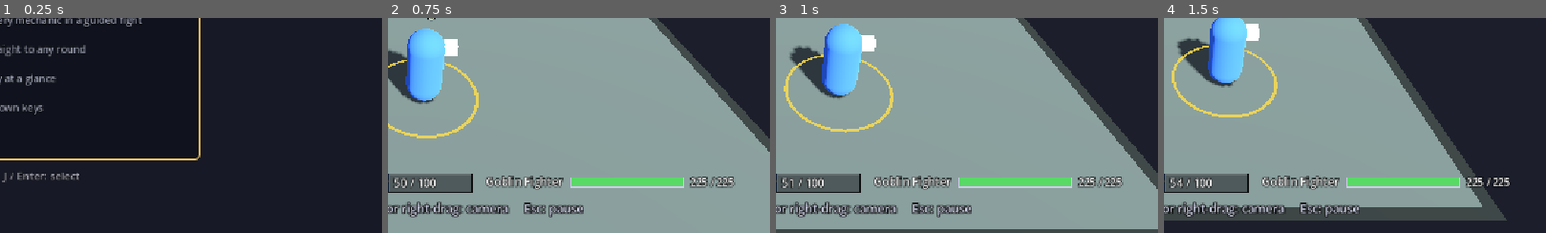
Above: before the commit, frames 1-4 (left to right).
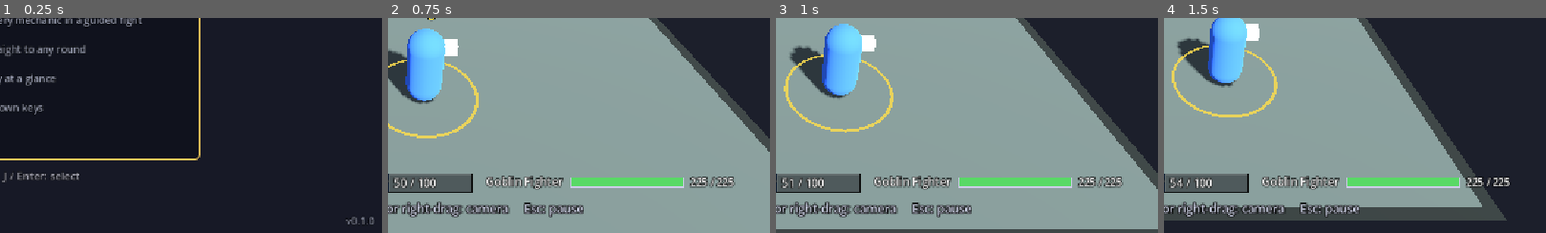
Above: after the commit, the same moments.

Repository: Wyrbun/prototype-jrpg
Game: Godot game, scene res://scenes/ui/title_menu.tscn
Same seed, same stepped clock (60 frames per second), same inputs: the game is played once before the commit and once after it.
Inputs (mouse positions are % of the whole screen's width and height, from its top left):
- Up to frame 1 (0.25 s): no input
- Up to frame 2 (0.75 s): tap Enter (ui_accept) at 0.5 s; move the mouse to (72, 45) at 0.52 s; hold D (move_right) from 0.53 s (still down); hold Q (defend) from 0.53 s (still down); click (72, 45) at 0.67 s
- Up to frame 3 (1 s): keep holding D (move_right); keep holding Q (defend); tap Enter (ui_accept) at 0.77 s
- Up to frame 4 (1.5 s): release D (move_right) at 1.25 s; release Q (defend) at 1.25 s; drag from (30, 55) to (45, 70) at 1.27 s
The pictures show only the part of the screen within x 50-100%, y 50-100%; the shares and areas given below are measured in that part.

The runs differ from the first frame. In frame 1, 0.1% of the frame differs, in the area x 90-98%, y 92-96%; in frame 2, nothing differs; in frame 3, nothing differs; in frame 4, nothing differs.

Commit message:
Version 0.1.0: version on title screen and reports, Linux export, how to play
- application/config/version = 0.1.0, shown on the title screen and in play-test reports (and playtests.csv); Windows export carries it
- Linux export preset back, for a linux.tar.gz next to the Windows zip
- README: How to play (Windows and Linux downloads, first steps, feedback)
- docs/RELEASES.md: release notes and checklist

Co-Authored-By: Claude Opus 5.5 <noreply@anthropic.com>
Claude-Session: https://claude.ai/code/session_01S8eb9ZThBNoVr4PehxFGnP

Diff:
--- a/project.godot
+++ b/project.godot
@@ -11,6 +11,7 @@
 [application]
 
 config/name="Prototype JRPG"
+config/version="0.1.0"
 run/main_scene="res://scenes/ui/title_menu.tscn"
 config/features=PackedStringArray("4.7", "Forward Plus")
 config/icon="res://icon.svg"
--- a/scripts/battle/playtest_log.gd
+++ b/scripts/battle/playtest_log.gd
@@ -130,6 +130,7 @@
 	lines.append("# %s (attempt %d): %s" % [round_title, attempt, result])
 	lines.append("")
 	lines.append("- When: %s" % Time.get_datetime_string_from_system().replace("T", " "))
+	lines.append("- Version: %s" % ProjectSettings.get_setting("application/config/version", "dev"))
 	if mode != "":
 		lines.append("- Mode: %s" % mode)
 	lines.append("- Length: %d:%02d, %d turns" % [int(seconds) / 60, int(seconds) % 60, total_turns])
@@ -216,7 +217,7 @@
 		return
 	file.seek_end()
 	if is_new:
-		file.store_line("date,round,attempt,result,seconds,turns,party_hp_left,party_max_hp,enemy_hp_left,enemy_max_hp,downs,parries,defends,misses,perfects,interrupts")
+		file.store_line("date,round,attempt,result,seconds,turns,party_hp_left,party_max_hp,enemy_hp_left,enemy_max_hp,downs,parries,defends,misses,perfects,interrupts,version")
 	var party_hp := 0
 	var party_max := 0
 	var downs := 0
@@ -229,8 +230,8 @@
 	for foe in foes:
 		enemy_hp += maxi(foe.hp, 0)
 		enemy_max += foe.max_hp
-	file.store_line("%s,%s,%d,%s,%d,%d,%d,%d,%d,%d,%d,%d,%d,%d,%d,%d" % [stamp, round_title, attempt, result, roundi(seconds),
+	file.store_line("%s,%s,%d,%s,%d,%d,%d,%d,%d,%d,%d,%d,%d,%d,%d,%d,%s" % [stamp, round_title, attempt, result, roundi(seconds),
 			total_turns, party_hp, party_max, enemy_hp, enemy_max, downs, int(stats.get("parries", 0)),
 			int(stats.get("defends", 0)), int(stats.get("misses", 0)), int(stats.get("perfects", 0)),
-			int(stats.get("interrupts", 0))])
+			int(stats.get("interrupts", 0)), ProjectSettings.get_setting("application/config/version", "dev")])
 	file.close()
--- a/scripts/ui/title_menu.gd
+++ b/scripts/ui/title_menu.gd
@@ -287,6 +287,11 @@
 	var font := ThemeDB.fallback_font
 	_centered(font, "PROTOTYPE JRPG", 120.0, 56, GOLD)
 	_centered(font, "A battle system prototype", 165.0, 20, Color(0.7, 0.72, 0.8))
+	# The build's version (Project Settings > Application > Config > Version),
+	# so play-testers can say which build they played.
+	var version := "v" + str(ProjectSettings.get_setting("application/config/version", "dev"))
+	var version_width := font.get_string_size(version, HORIZONTAL_ALIGNMENT_LEFT, -1, 15).x
+	_text(font, Vector2(size.x - version_width - 14.0, size.y - 12.0), version, 15, Color(0.55, 0.57, 0.65))
 
 	if page == Page.CONTROLS:
 		# Rows shrink on short windows so the whole table and the hint fit.
Not shown, changed: export_presets.cfg
Not shown, changed: docs/CHANGELOG.md
Not shown, added: docs/RELEASES.md
